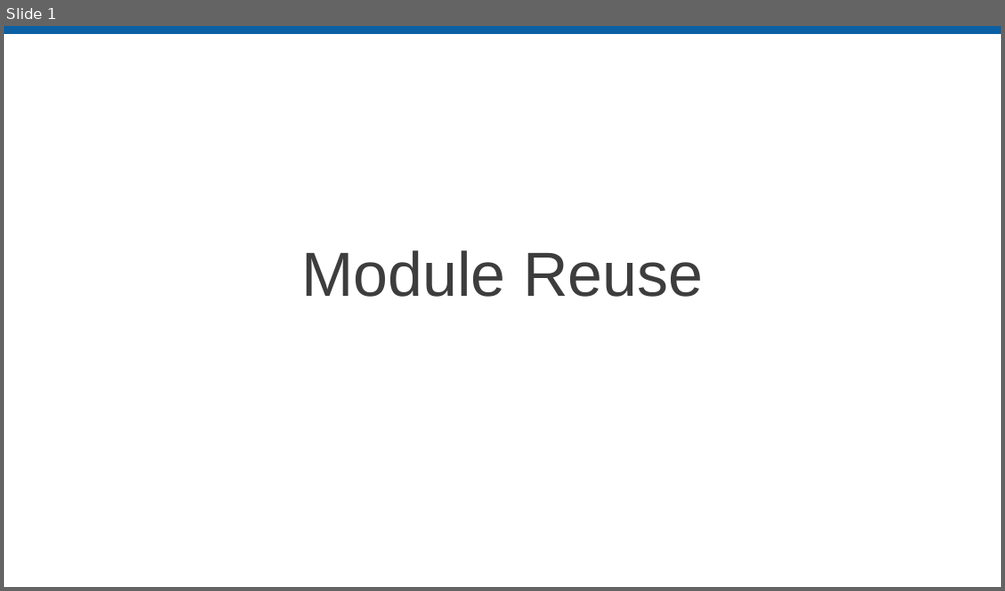
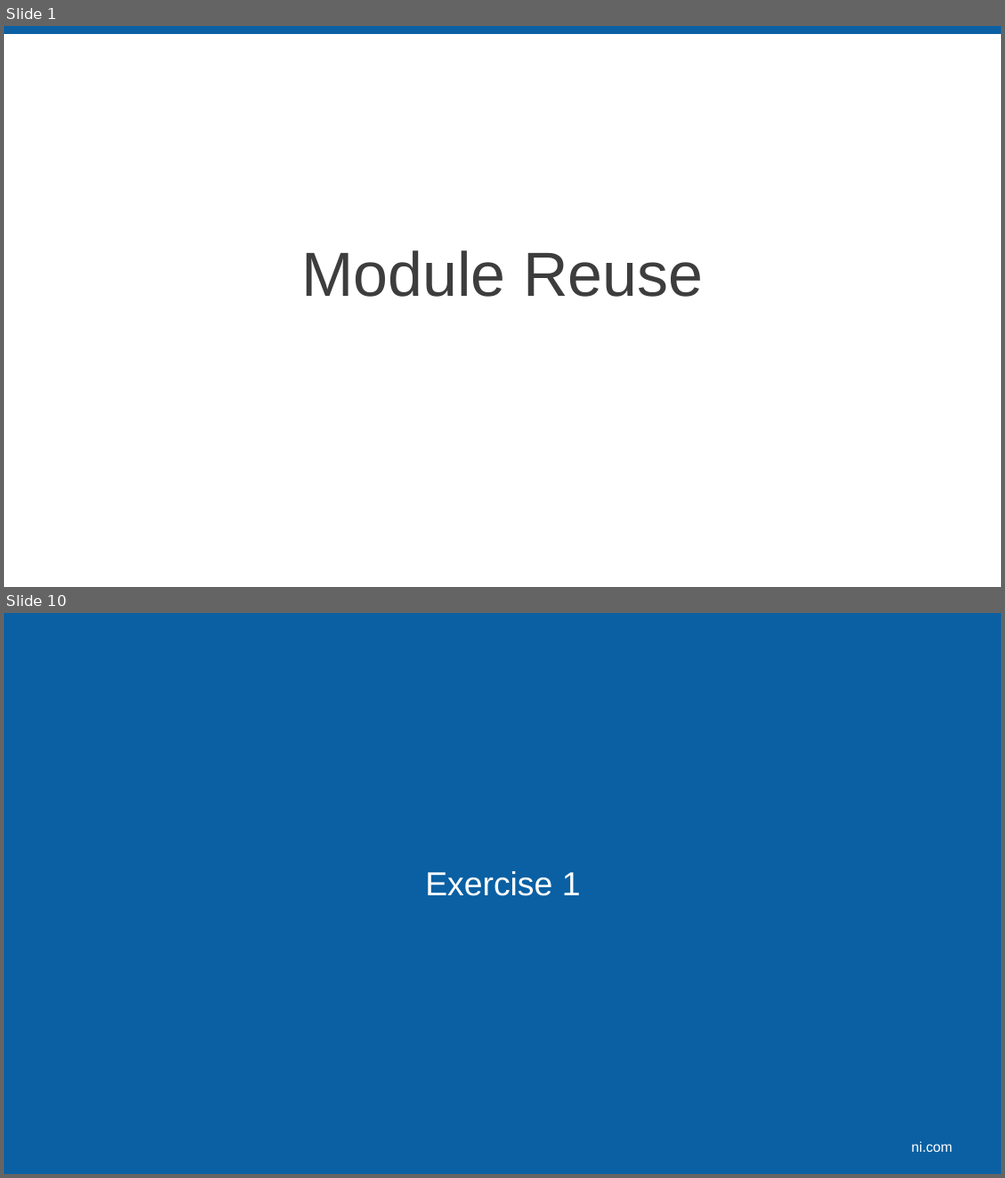
Before and after one commit to LabVIEW-DCAF/Documentation, a slide deck: Trunk/Getting Started Material/DCAF Training/5 Module Reuse.pptx. Shown one above the other, each under a label of ours: slide 1 before the commit, slides 1 and 10 after it; the slides between them are not shown. The pictures are 1005x591 and 1005x1178 pixels, drawn with LibreOffice and Linux fonts; fonts in the diff are those of the drawing; background and template pictures are left out. Boxes give left, top, right and bottom in pixels: in the first picture for what was removed or moved away, otherwise in the second. Text is boxed around its words. In the diff, an @@ line names an element or a change of style, - is before the commit and + after.

```diff
--- a/Trunk/Getting Started Material/DCAF Training/5 Module Reuse.pptx
+++ b/Trunk/Getting Started Material/DCAF Training/5 Module Reuse.pptx
@@ slide 10 added at <box>4,613,1001,1174</box>, background #FFFFFF @@
@@ rectangle added at <box>4,613,1001,1174</box>, fill #0A60A3 @@
@@ text added at <box>425,871,581,896</box>, 32 pt, text #FFFFFF @@
+Exercise 1
@@ text added at <box>911,1141,952,1151</box>, 13.3 pt, text #FFFFFF @@
+ni.com
```
Also in this commit, not shown: 3 slides changed, 13 other slides added, 2 slides removed, 1 other file.
